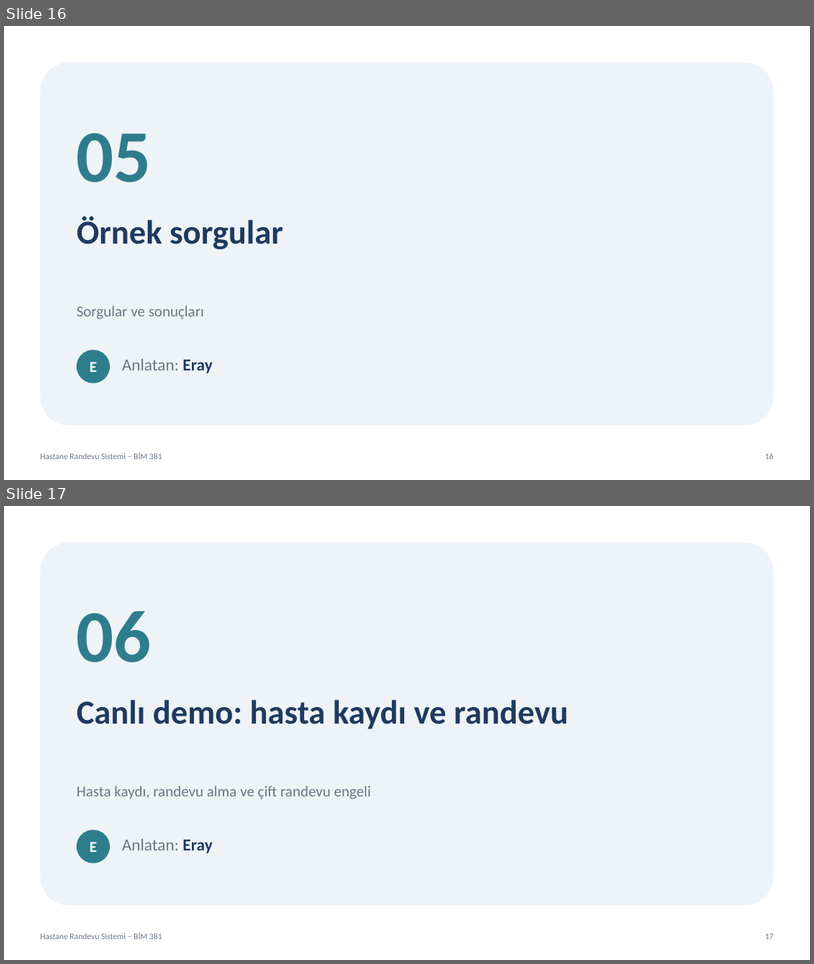
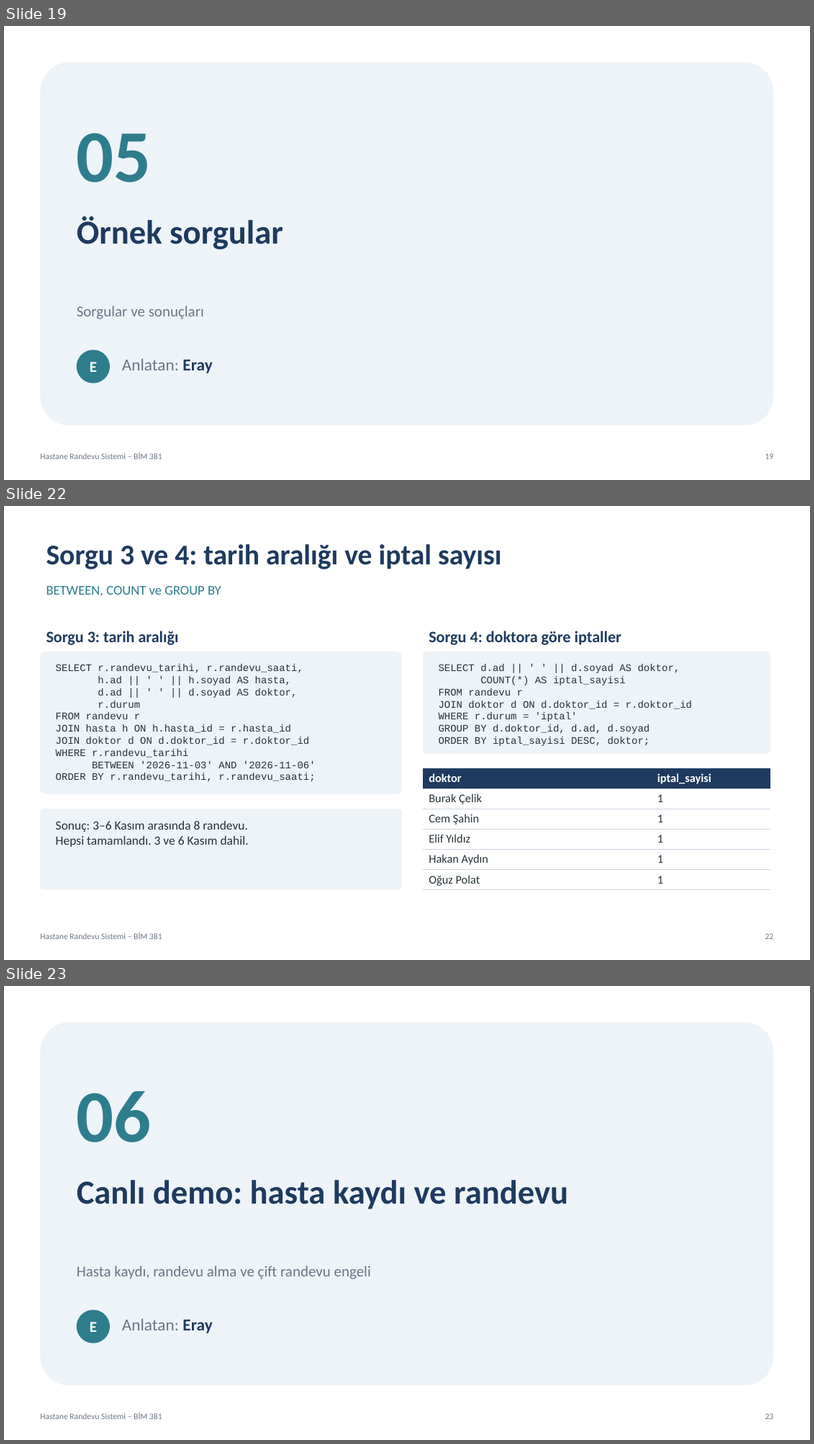
Before and after one commit to vliashenko6/hastane-randevu-sistemi, a slide deck: sunum/hastane_randevu_sunumu.pptx. Shown one above the other, each under a label of ours: slides 16 and 17 before the commit, slides 19, 22 and 23 after it; the slides between them are not shown. The pictures are 814x964 and 814x1444 pixels, drawn with LibreOffice and Linux fonts; fonts in the diff are those of the drawing. Boxes give left, top, right and bottom in pixels: in the first picture for what was removed or moved away, otherwise in the second. Text is boxed around its words. In the diff, an @@ line names an element or a change of style, - is before the commit and + after.

Commit message:
İlişkisel şema, sorgu ve hasta/randevu demo slaytları eklendi

```diff
--- a/sunum/hastane_randevu_sunumu.pptx
+++ b/sunum/hastane_randevu_sunumu.pptx
@@ slide 22 added at (x1=4, y1=506, x2=810, y2=960), background #FFFFFF; not listed: 2 template elements that a slide beside it also shows @@
@@ text added at (x1=46, y1=544, x2=502, y2=569), 34 pt, text #1F3A5F, bold @@
+Sorgu 3 ve 4: tarih aralığı ve iptal sayısı
@@ text added at (x1=46, y1=586, x2=221, y2=596), 16 pt, text #2E7D8C @@
+BETWEEN, COUNT ve GROUP BY
@@ text added at (x1=46, y1=631, x2=179, y2=645), 19 pt, text #1F3A5F, bold @@
+Sorgu 3: tarih aralığı
@@ text added at (x1=429, y1=631, x2=622, y2=645), 19 pt, text #1F3A5F, bold @@
+Sorgu 4: doktora göre iptaller
@@ rounded rectangle added at (x1=40, y1=651, x2=402, y2=794), fill #EEF3F8 @@
@@ rounded rectangle added at (x1=423, y1=651, x2=771, y2=754), fill #EEF3F8 @@
@@ text added at (x1=56, y1=664, x2=316, y2=782), 12 pt, text #263238 @@
+SELECT r.randevu_tarihi, r.randevu_saati,
+h.ad || ' ' || h.soyad AS hasta,
+d.ad || ' ' || d.soyad AS doktor,
+r.durum
+FROM randevu r
+JOIN hasta h ON h.hasta_id = r.hasta_id
+JOIN doktor d ON d.doktor_id = r.doktor_id
+WHERE r.randevu_tarihi
+BETWEEN '2026-11-03' AND '2026-11-06'
+ORDER BY r.randevu_tarihi, r.randevu_saati;
@@ text added at (x1=439, y1=664, x2=692, y2=746), 12 pt, text #263238 @@
+SELECT d.ad || ' ' || d.soyad AS doktor,
+COUNT(*) AS iptal_sayisi
+FROM randevu r
+JOIN doktor d ON d.doktor_id = r.doktor_id
+WHERE r.durum = 'iptal'
+GROUP BY d.doktor_id, d.ad, d.soyad
+ORDER BY iptal_sayisi DESC, doktor;
@@ table added at (x1=423, y1=768, x2=771, y2=890), 6 rows, 2 columns @@
+doktor | iptal_sayisi
+Burak Çelik | 1
+Cem Şahin | 1
+Elif Yıldız | 1
+Hakan Aydın | 1
+Oğuz Polat | 1
@@ rounded rectangle added at (x1=40, y1=808, x2=402, y2=890), fill #EEF3F8 @@
@@ text added at (x1=56, y1=821, x2=249, y2=847), 15 pt, text #263238 @@
+Sonuç: 3–6 Kasım arasında 8 randevu.
+Hepsi tamamlandı. 3 ve 6 Kasım dahil.
@@ what was slide 16 is now slide 19 @@
@@ what was slide 17 is now slide 23 @@
@@ page number at (x1=766, y1=1413, x2=774, y2=1419): text changed @@
-17
+23
```
Also in this commit, not shown: 7 other slides added.
